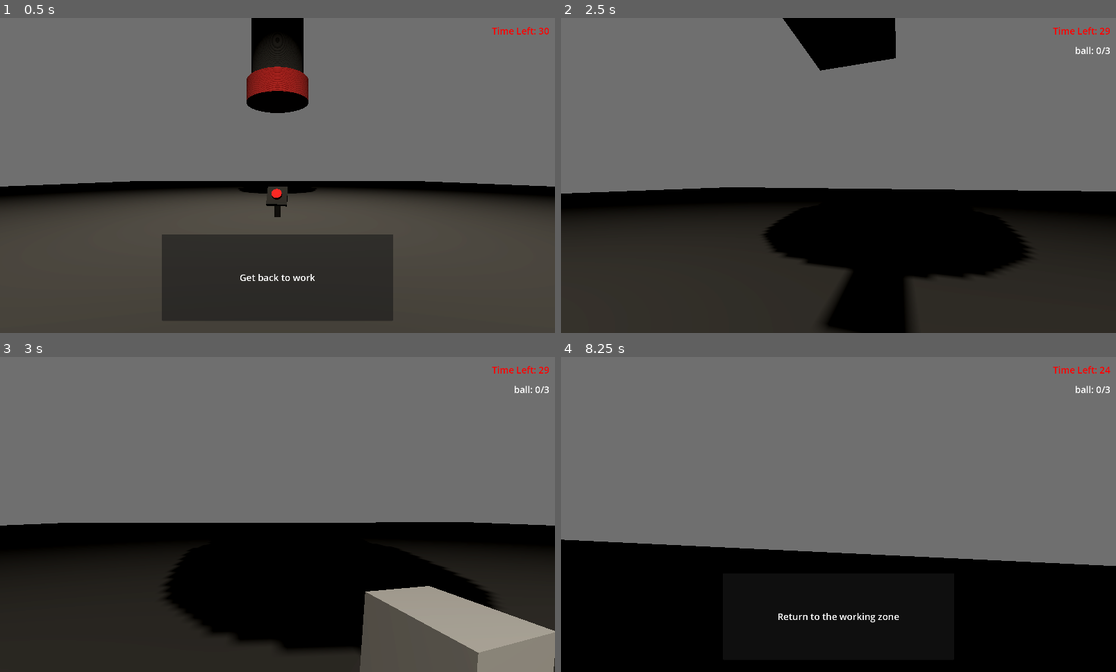
Above: before the commit, frames 1-4 (two rows, left to right).
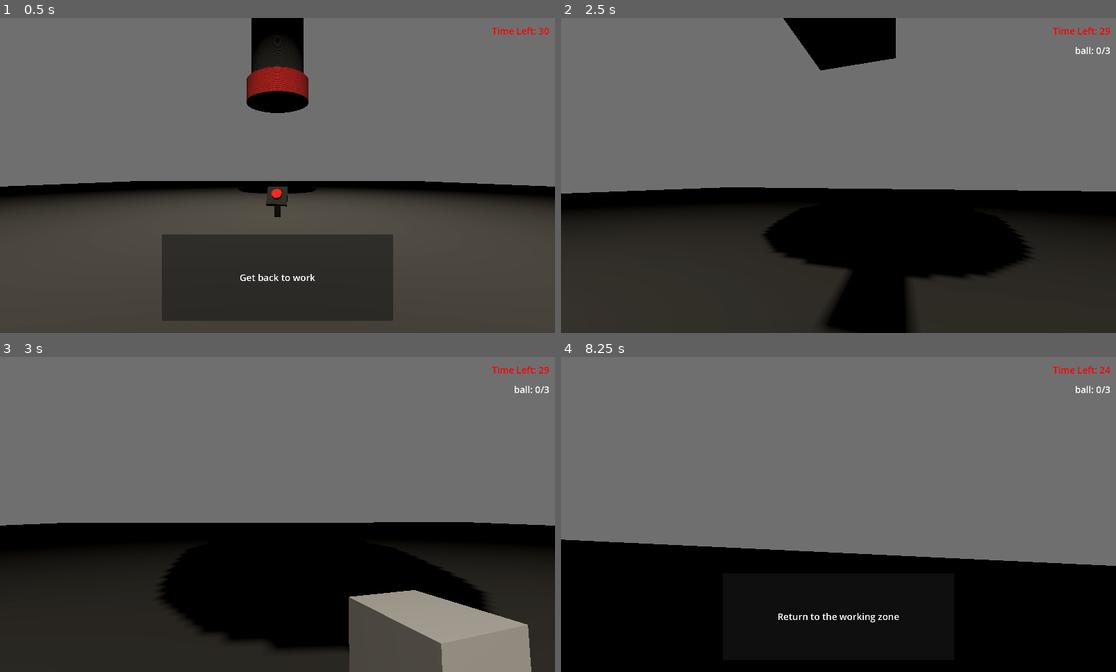
Above: after the commit, the same moments.

Repository: c0sx/ld58
Game: Godot game, scene res://scenes/main.tscn
Two runs of this game, one before a commit and one after it. Both use one fixed random seed, a clock stepped at 60 frames per second and the inputs below.
Inputs (mouse positions are in pixels of both pictures, inside the frame that each line leads up to):
- Up to frame 1 (0.5 s): no input
- Up to frame 2 (2.5 s): tap Enter at 0.5 s; move the mouse to (832, 181) at 0.52 s; hold E (interact) 0.53-1.28 s; hold W (move_forward) from 0.53 s (still down); move the mouse to (877, 178) at 1.27 s; tap E (interact) at 1.35 s; move the mouse to (794, 172) at 2.02 s; hold E (interact) from 2.03 s (still down)
- Up to frame 3 (3 s): move the mouse to (283, 514) at 2.77 s; release W (move_forward) at 2.78 s; release E (interact) at 2.78 s; hold A (move_left) from 2.78 s (still down); tap E (interact) at 2.85 s
- Up to frame 4 (8.25 s): move the mouse to (816, 508) at 3.52 s; release A (move_left) at 3.53 s; hold E (interact) 3.53-4.28 s; hold W (move_forward) 3.53-5.78 s; move the mouse to (866, 514) at 4.27 s; tap E (interact) at 4.35, 5.85, 7.35 s; move the mouse to (810, 514) at 5.02 s; hold E (interact) 5.03-5.78 s; move the mouse to (849, 508) at 5.77 s; hold D (move_right) 5.78-6.53 s; move the mouse to (832, 520) at 6.52 s; hold E (interact) 6.53-7.28 s; hold W (move_forward) from 6.53 s (still down); move the mouse to (877, 517) at 7.27 s; move the mouse to (794, 511) at 8.02 s; hold E (interact) from 8.03 s (still down)

Frame 1 is identical in both runs. In frame 2, less than 0.1% of the frame differs, in the area x 39-61%, y 0-17%; in frame 3, 2.9%, in the area x 1-100%, y 52-100%; in frame 4, less than 0.1%.

Commit message:
fix: flying to the space

Diff:
--- a/player/player.gd
+++ b/player/player.gd
@@ -12,6 +12,8 @@
 
 signal inventory_changed(value: Dictionary)
 
+var gravity = ProjectSettings.get_setting("physics/3d/default_gravity")
+
 var _rotation: Vector3 = Vector3.ZERO
 var _vertical_looking_limit: int = 60
 var _interactable: Node3D
@@ -20,12 +22,18 @@
 func _ready() -> void:
 	Input.set_mouse_mode(Input.MOUSE_MODE_CAPTURED)
 
-func _physics_process(_delta: float) -> void:
+func _physics_process(delta: float) -> void:
 	var input_dir = Input.get_vector("move_left", "move_right", "move_forward", "move_back")
 	var direction = (transform.basis * Vector3(input_dir.x, 0, input_dir.y)).normalized()
 
 	velocity.x = direction.x * player_speed
 	velocity.z = direction.z * player_speed
+
+	if is_on_floor():
+		if velocity.y > 0.0: velocity.y = 0.0
+		velocity.y = -2.0
+	else:
+		velocity.y -= gravity * delta
 
 	move_and_slide()
 
